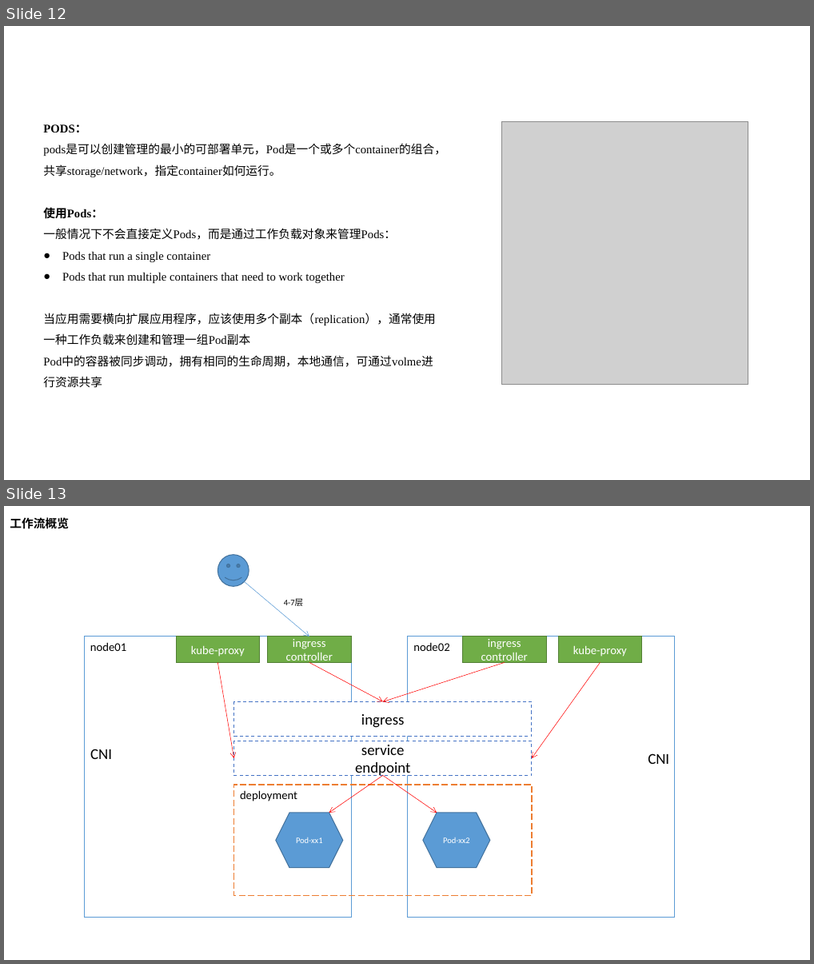
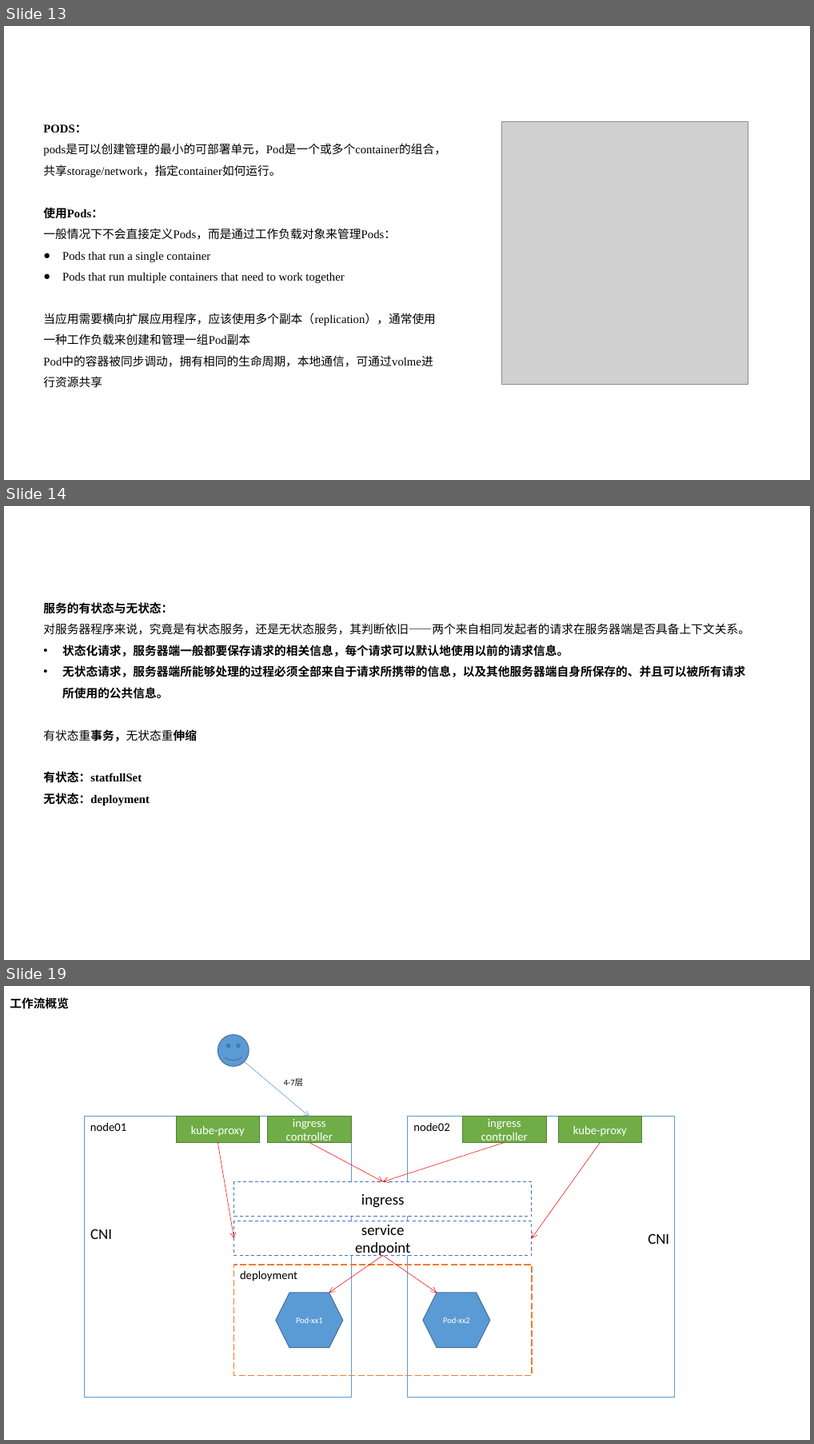
Before and after one commit to nutionMedivn/Kubernetes-training-camp, a slide deck: 基础/008-鸟瞰kubernetes.pptx. Shown one above the other, each under a label of ours: slides 12 and 13 before the commit, slides 13, 14 and 19 after it; the slides between them are not shown. The pictures are 814x964 and 814x1444 pixels, drawn with LibreOffice and Linux fonts; fonts in the diff are those of the drawing; grey boxes stand for pictures. Boxes give left, top, right and bottom in pixels: in the first picture for what was removed or moved away, otherwise in the second. Text is boxed around its words. In the diff, an @@ line names an element or a change of style, - is before the commit and + after.

```diff
--- a/基础/008-鸟瞰kubernetes.pptx
+++ b/基础/008-鸟瞰kubernetes.pptx
@@ slide 14 added at (4,506,810,960), background #FFFFFF @@
@@ text added at (43,602,750,805), 14 pt, text #000000, bold @@
+服务的有状态与无状态：
+对服务器程序来说，究竟是有状态服务，还是无状态服务，其判断依旧——两个来自相同发起者的请求在服务器端是否具备上下文关系。
+• 状态化请求，服务器端一般都要保存请求的相关信息，每个请求可以默认地使用以前的请求信息。
+• 无状态请求，服务器端所能够处理的过程必须全部来自于请求所携带的信息，以及其他服务器端自身所保存的、并且可以被所有请求所使用的公共信息。
+有状态重事务，无状态重伸缩
+有状态：statfullSet
+无状态：deployment
@@ what was slide 12 is now slide 13 @@
@@ what was slide 13 is now slide 19 @@
```
Also in this commit, not shown: 5 other slides added.
